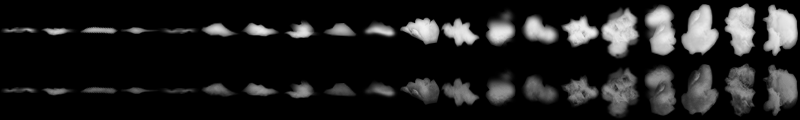
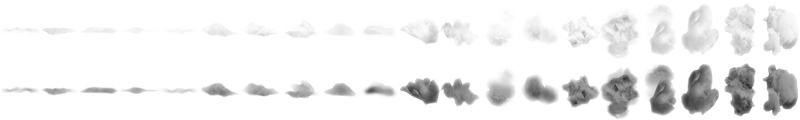
Comparing the layer stacks of the two w=800, h=120 images. Changes:
added layer "Layer 1" (80%) in group "Light clouds" over [404, 24, 425, 42]
added layer "Layer 2" in group "Light clouds" over [363, 25, 395, 36]
painted on "1-4" over [120, 27, 161, 34]
painted on "1-2" over [42, 27, 70, 36]
hid "Black" over [0, 0, 800, 120]
